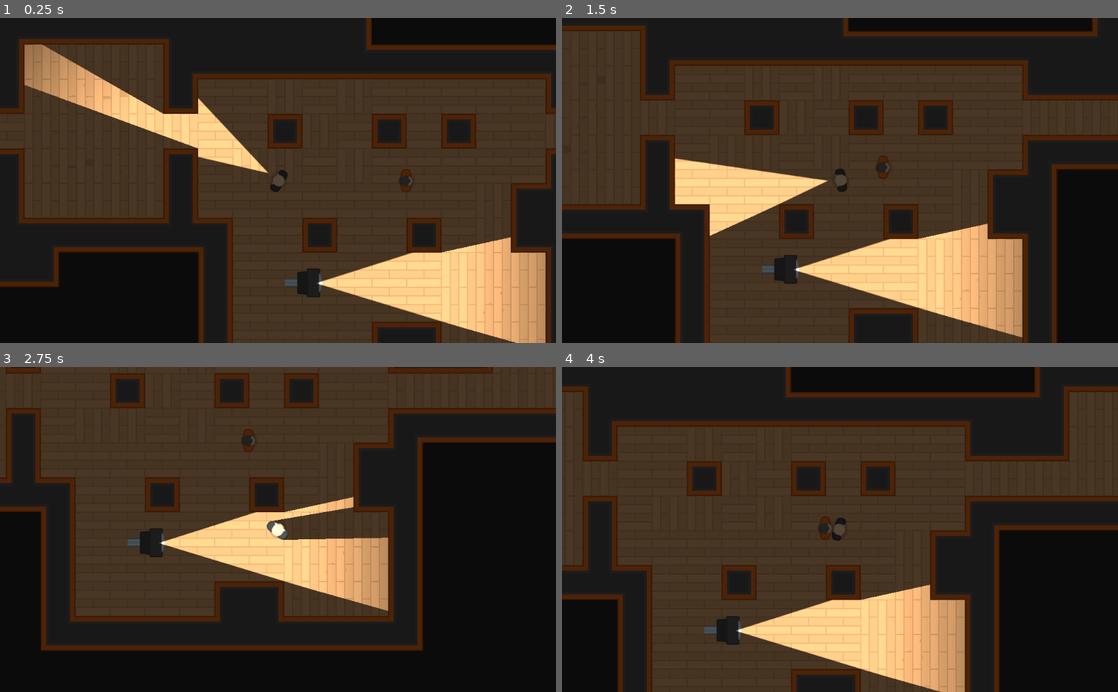
Above: before the commit, frames 1-4 (two rows, left to right).
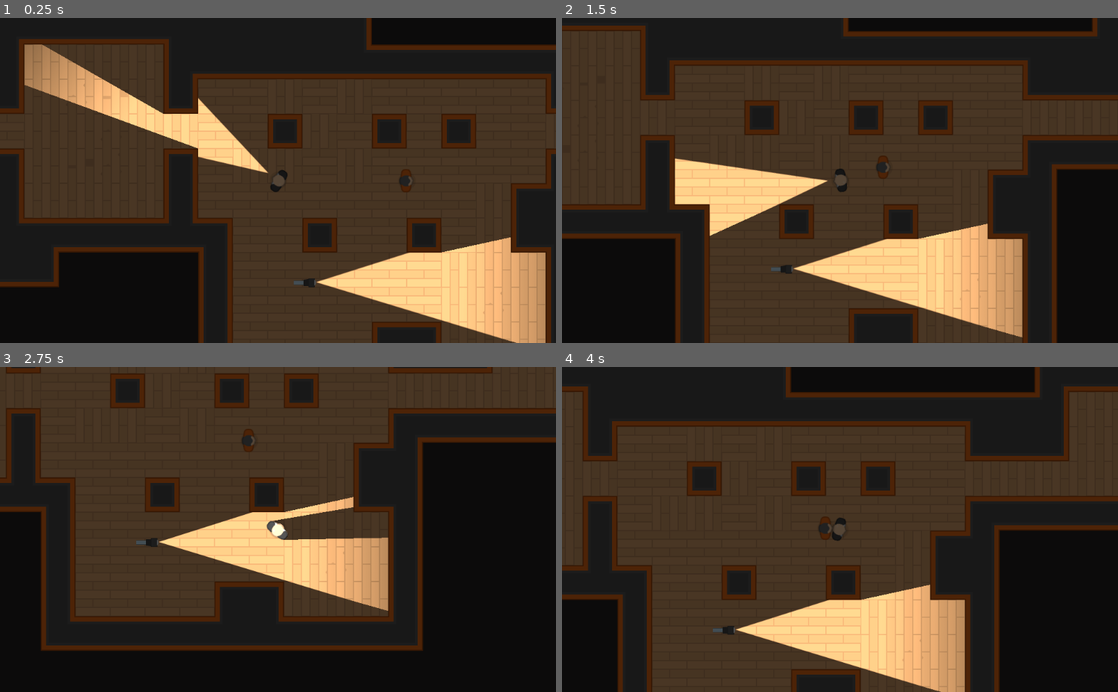
Above: after the commit, the same moments.

Repository: davidvgus/Heistmeisters
Game: Godot game, scene res://Levels/TemplateLevel.tscn
Same seed, same stepped clock (60 frames per second), same inputs: the game is played once before the commit and once after it. This scene is started directly instead of the project's main scene.
Inputs (mouse positions are in pixels of both pictures, inside the frame that each line leads up to):
- Up to frame 1 (0.25 s): no input
- Up to frame 2 (1.5 s): tap Enter at 0.5 s; move the mouse to (962, 164) at 0.52 s; hold D (move_right) 0.53-1.28 s; tap Q (toggle_torch) at 0.6, 1.35 s; move the mouse to (728, 196) at 1.27 s; hold S (move_down) from 1.28 s (still down)
- Up to frame 3 (2.75 s): move the mouse to (333, 458) at 2.02 s; release S (move_down) at 2.03 s; hold D (move_right) from 2.03 s (still down); tap Q (toggle_torch) at 2.1 s
- Up to frame 4 (4 s): move the mouse to (812, 594) at 2.77 s; release D (move_right) at 2.78 s; hold W (move_up) 2.78-3.53 s; tap Q (toggle_torch) at 2.85, 3.6 s; move the mouse to (1006, 578) at 3.52 s; hold A (move_left) from 3.53 s (still down)

The runs differ from the first frame. In frame 1, 0.6% of the frame differs, in the area x 51-93%, y 72-100%; in frame 2, 0.6%, in the area x 36-79%, y 67-97%; in frame 3, 0.6%; in frame 4, 0.6%.

Commit message:
resized camera and moved the beam a little

Diff:
--- a/Characters/NPCs/Camera.tscn
+++ b/Characters/NPCs/Camera.tscn
@@ -9,6 +9,7 @@
 [node name="Camera" type="Node2D"]
 
 [node name="Sprite" type="Sprite" parent="."]
+scale = Vector2( 0.5, 0.5 )
 texture = ExtResource( 1 )
 
 [node name="CameraBody" type="KinematicBody2D" parent="."]
@@ -16,6 +17,7 @@
 [node name="Sprite" type="Sprite" parent="CameraBody"]
 position = Vector2( 13.2818, 0 )
 rotation = 1.5708
+scale = Vector2( 0.3, 0.5 )
 texture = ExtResource( 2 )
 
 [node name="IGNORECollisionShape2D" type="CollisionShape2D" parent="CameraBody"]
@@ -23,4 +25,5 @@
 shape = SubResource( 1 )
 
 [node name="Torch" parent="CameraBody" instance=ExtResource( 3 )]
+offset = Vector2( 340, -2 )
 shadow_enabled = true
